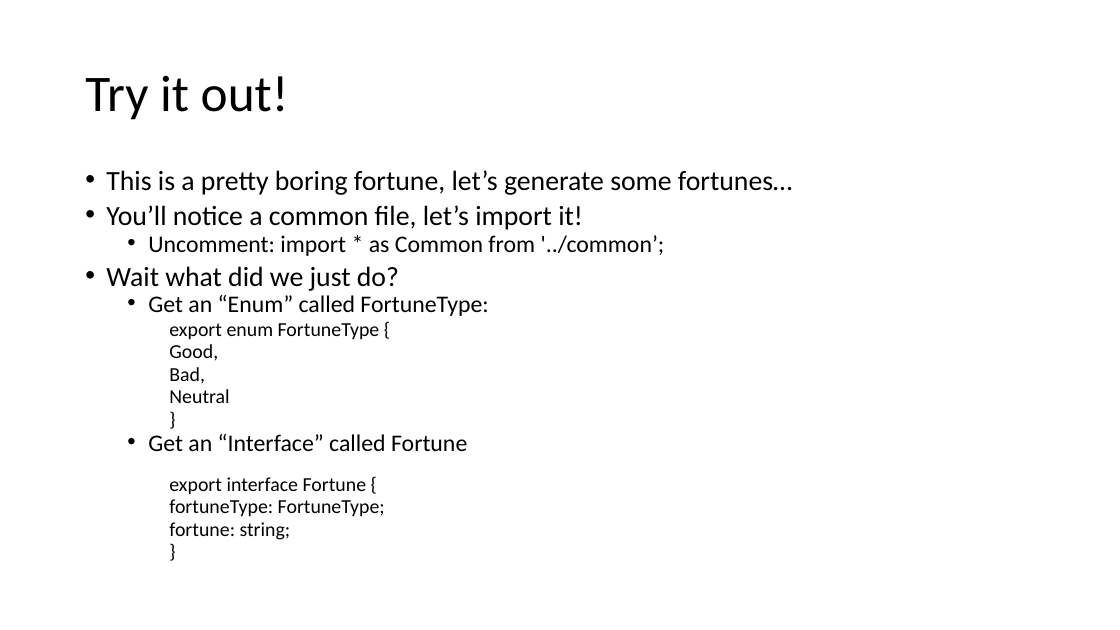
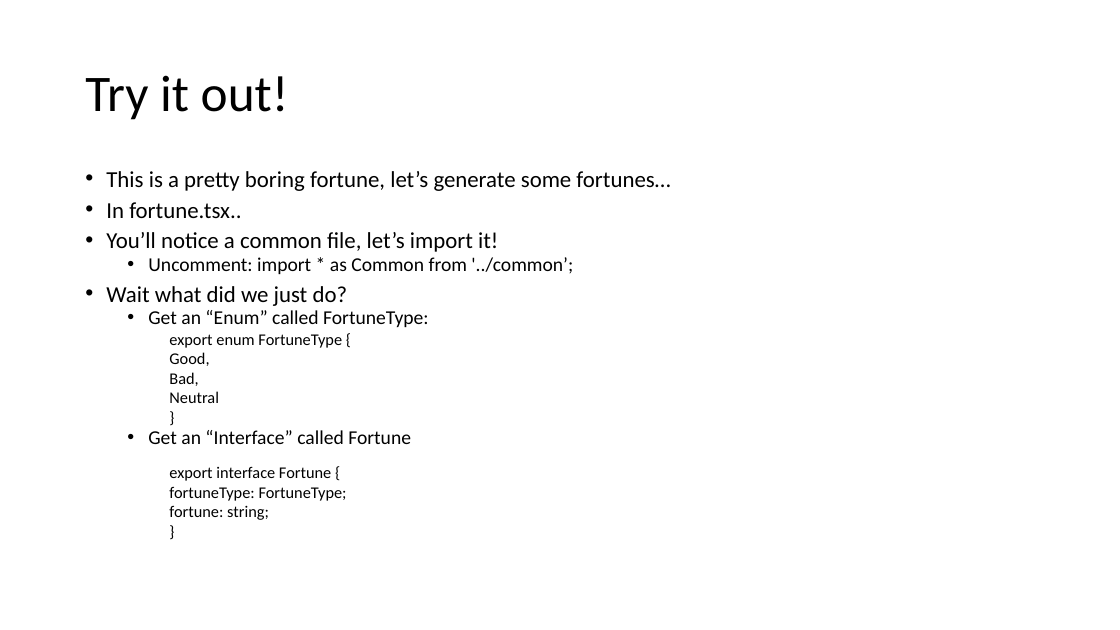
Before and after one commit to sarahdonofrio/digigirlz, a slide deck: slide 18 of magic-eight-ball/ReactPresentation.pptx (slide 17 before the commit). Drawn at 1120x630 pixels with LibreOffice and Linux fonts; fonts in the diff are those of the drawing. Boxes give left, top, right and bottom in pixels: in the first picture for what was removed or moved away, otherwise in the second. Text is boxed around its words. In the diff, an @@ line names an element or a change of style, - is before the commit and + after.

```diff
--- a/magic-eight-ball/ReactPresentation.pptx
+++ b/magic-eight-ball/ReactPresentation.pptx
@@ text at (x1=106, y1=171, x2=670, y2=520): size 23.8 to 19.6 pt in "This is a pretty boring fortune, let’s ...", "You’ll notice a common file, let’s import ...", "Wait what did we just do?"; size 20.4 to 16.8 pt in "Uncomment: import * as Common from '../common’;", "Get an “Enum” called FortuneType:", "Get an “Interface” called Fortune"; size 17 to 14 pt in "export enum FortuneType {", "Good,", "Bad,", "Neutral" and 5 more places @@
@@ text at (x1=106, y1=202, x2=241, y2=218): paragraph added @@
+• In fortune.tsx..
```
Also in this commit, not shown: 3 other slides changed, 1 slide added, 2 other files.
